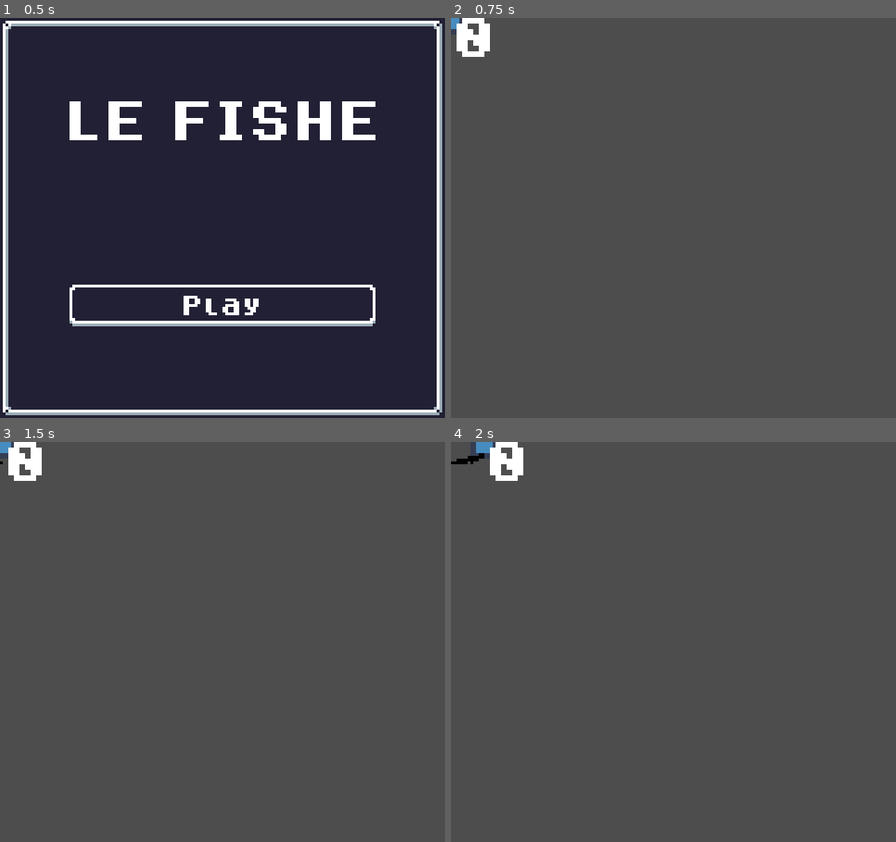
Above: before the commit, frames 1-4 (two rows, left to right).
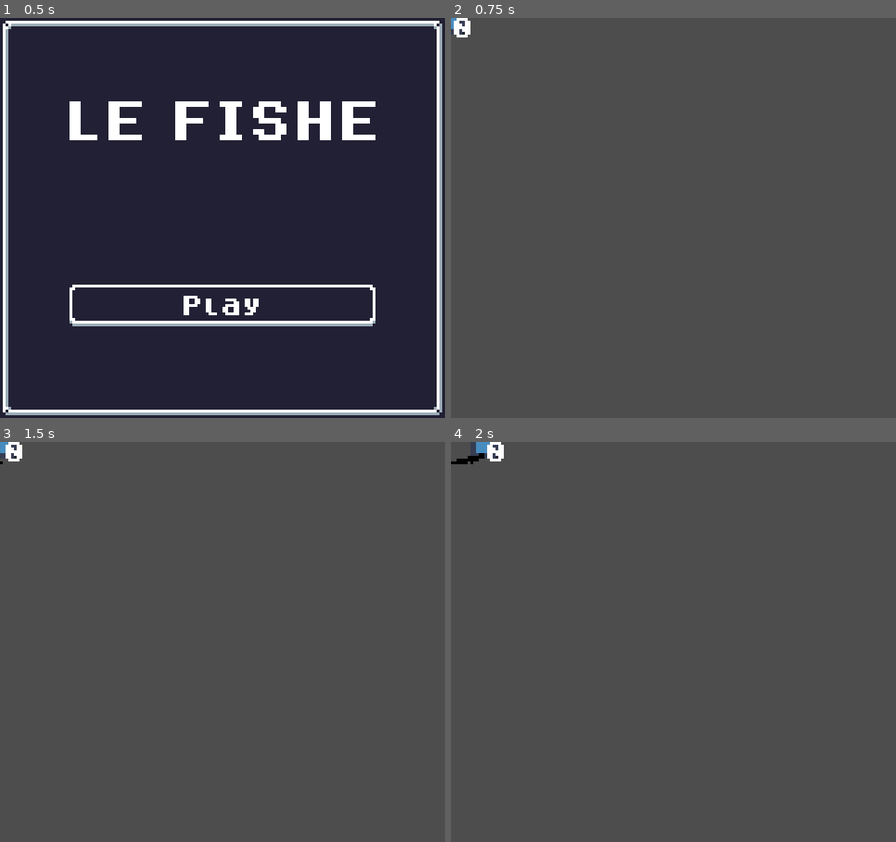
Above: after the commit, the same moments.

Repository: andrebariani/gbjam_12_spooky_fishing
Game: Godot game, scene res://scenes/ui/main_menu.tscn
The game is run twice, just before and just after one commit, with the same random seed, the same clock (stepped at 60 frames per second) and the same inputs. The engine's default icon, where the game draws it, is replaced by a stand-in: a white triangle on a blue panel in a dark square.
Inputs:
- Up to frame 1 (0.5 s): no input
- Up to frame 2 (0.75 s): click "Play" at 0.5 s
- Up to frame 3 (1.5 s): tap Enter at 1.25 s; hold Right (right) from 1.28 s (still down); tap X (B) at 1.35 s
- Up to frame 4 (2 s): keep holding Right (right)

Frame 1 is identical in both runs. In frame 2, 0.5% of the frame differs, in the area x 0-9%, y 0-10%; in frame 3, 0.5%; in frame 4, 0.5%.

Commit message:
Updated theme

Diff:
--- a/project.godot
+++ b/project.godot
@@ -30,6 +30,7 @@
 
 [gui]
 
+theme/custom="res://scenes/ui/deafult_theme.tres"
 theme/custom_font="res://assets/dogicapixelbold.otf"
 
 [input]
--- /dev/null
+++ b/scenes/ui/deafult_theme.tres
@@ -0,0 +1,33 @@
+[gd_resource type="Theme" load_steps=6 format=3 uid="uid://5g30rxyaj341"]
+
+[ext_resource type="Texture2D" uid="uid://b41ubi3p8d5wa" path="res://assets/button_down.png" id="1_gsutr"]
+[ext_resource type="Texture2D" uid="uid://d2o6sr0541rx0" path="res://assets/button_up.png" id="2_k8kff"]
+
+[sub_resource type="StyleBoxTexture" id="StyleBoxTexture_uf2ft"]
+content_margin_bottom = 3.0
+texture = ExtResource("1_gsutr")
+texture_margin_left = 5.0
+texture_margin_top = 6.0
+texture_margin_right = 5.0
+texture_margin_bottom = 6.0
+
+[sub_resource type="StyleBoxEmpty" id="StyleBoxEmpty_6d4m1"]
+
+[sub_resource type="StyleBoxTexture" id="StyleBoxTexture_rfpf4"]
+texture = ExtResource("2_k8kff")
+texture_margin_left = 5.0
+texture_margin_top = 6.0
+texture_margin_right = 5.0
+texture_margin_bottom = 6.0
+
+[resource]
+Button/colors/font_color = Color(1, 1, 1, 1)
+Button/colors/font_focus_color = Color(1, 1, 1, 1)
+Button/colors/font_hover_color = Color(1, 1, 1, 1)
+Button/font_sizes/font_size = 8
+Button/styles/disabled = SubResource("StyleBoxTexture_uf2ft")
+Button/styles/focus = SubResource("StyleBoxEmpty_6d4m1")
+Button/styles/hover = SubResource("StyleBoxTexture_uf2ft")
+Button/styles/normal = SubResource("StyleBoxTexture_rfpf4")
+Button/styles/pressed = SubResource("StyleBoxTexture_uf2ft")
+Label/font_sizes/font_size = 8
